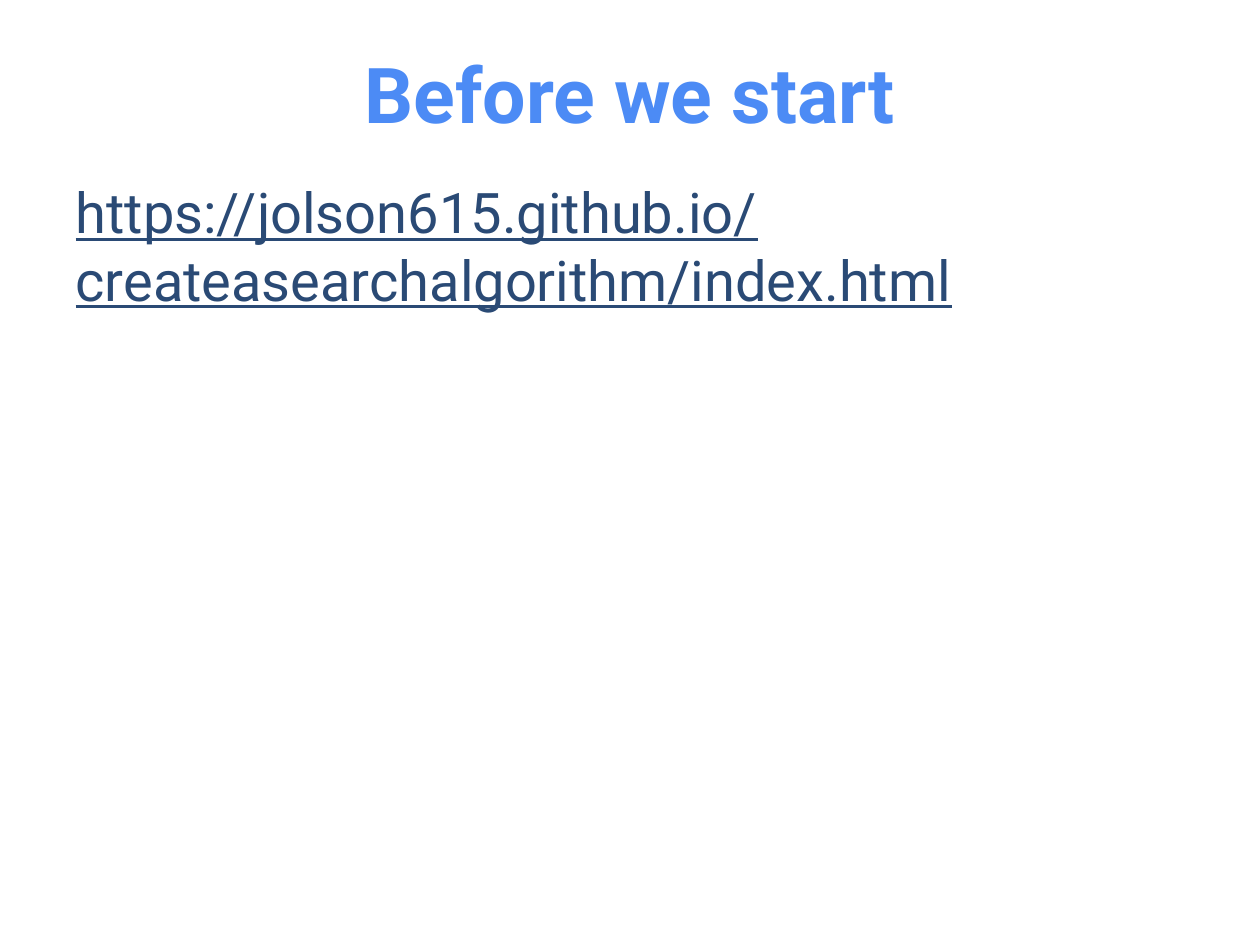
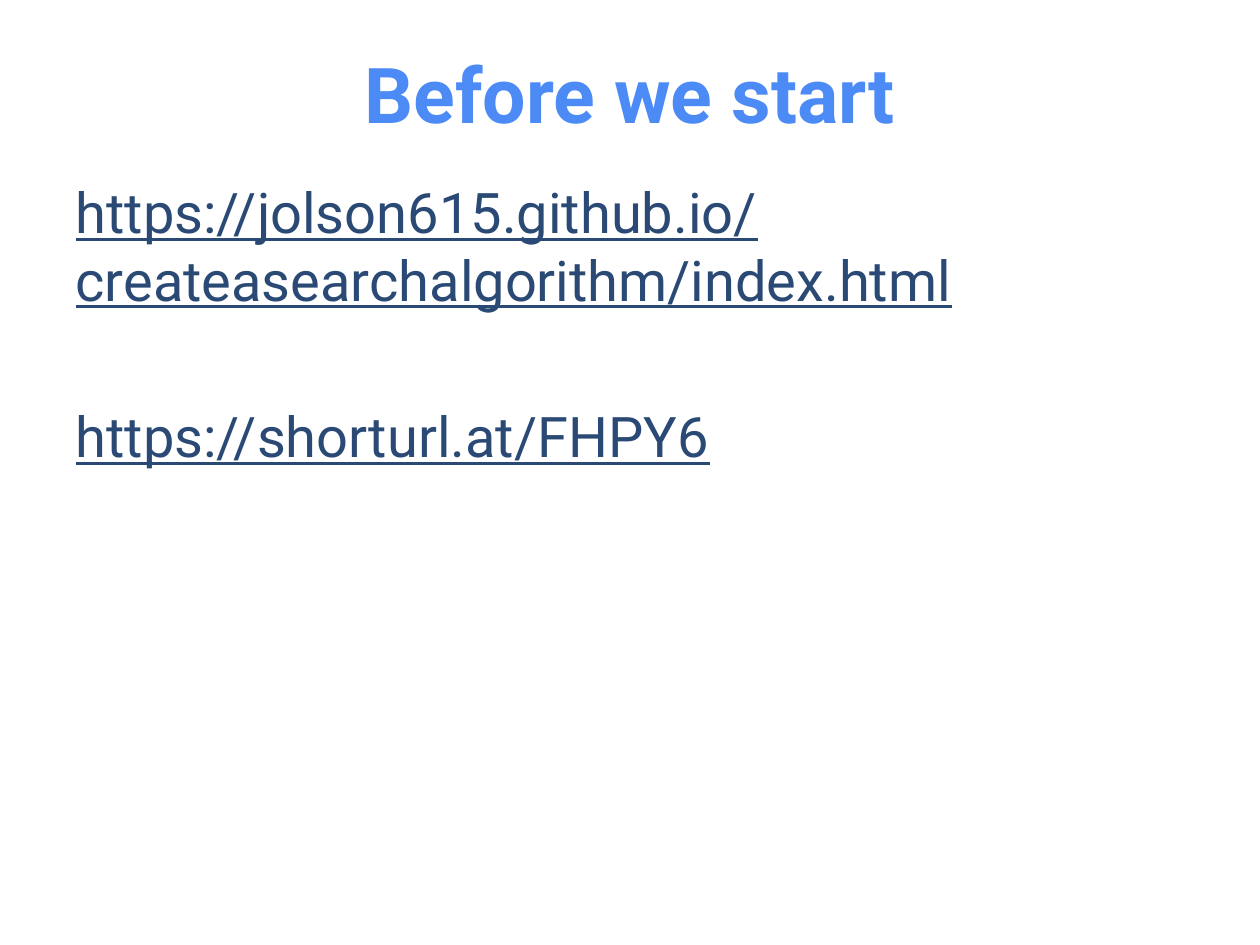
Before and after one commit to OMardil/CS2_2024_EN, a slide deck: slide 2 of M02_Search_and_Sorting_Algorithms/01 Presentacion/M02_PPT-Search and Sorting algorithms.pptx. Drawn at 1260x945 pixels with LibreOffice and Linux fonts; fonts in the diff are those of the drawing. Boxes give left, top, right and bottom in pixels: in the first picture for what was removed or moved away, otherwise in the second. Text is boxed around its words. In the diff, an @@ line names an element or a change of style, - is before the commit and + after.

Commit message:
Updating powerpoint

```diff
--- a/M02_Search_and_Sorting_Algorithms/01 Presentacion/M02_PPT-Search and Sorting algorithms.pptx
+++ b/M02_Search_and_Sorting_Algorithms/01 Presentacion/M02_PPT-Search and Sorting algorithms.pptx
@@ text at (76, 415, 709, 469): paragraph added @@
+https://shorturl.at/FHPY6
```
Also in this commit, not shown: 3 other files.
